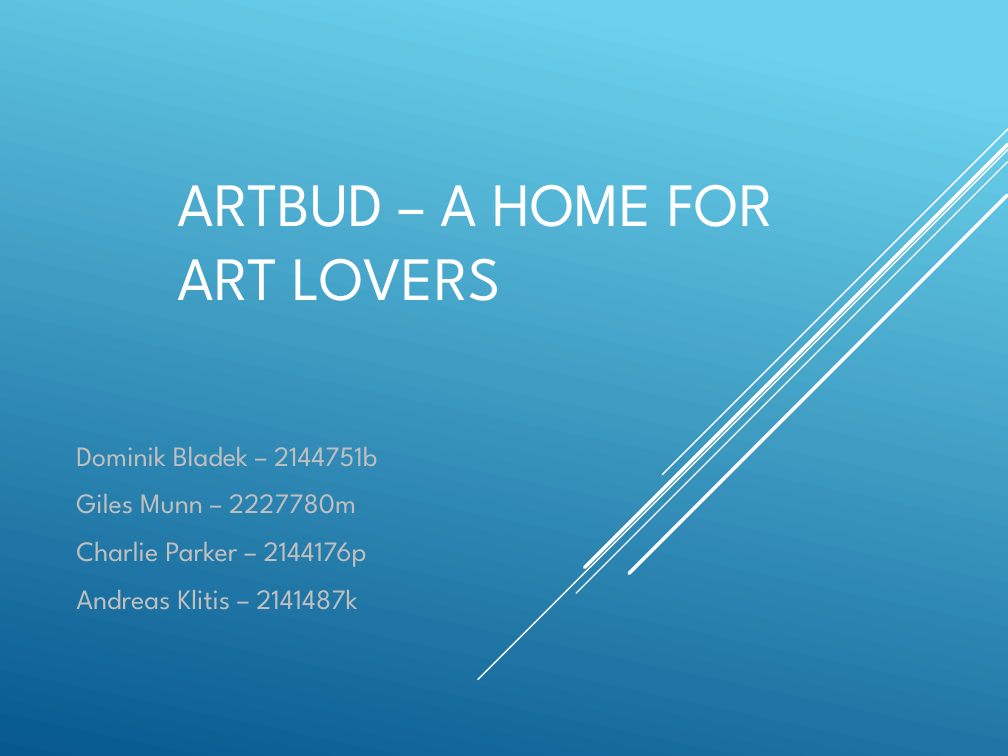
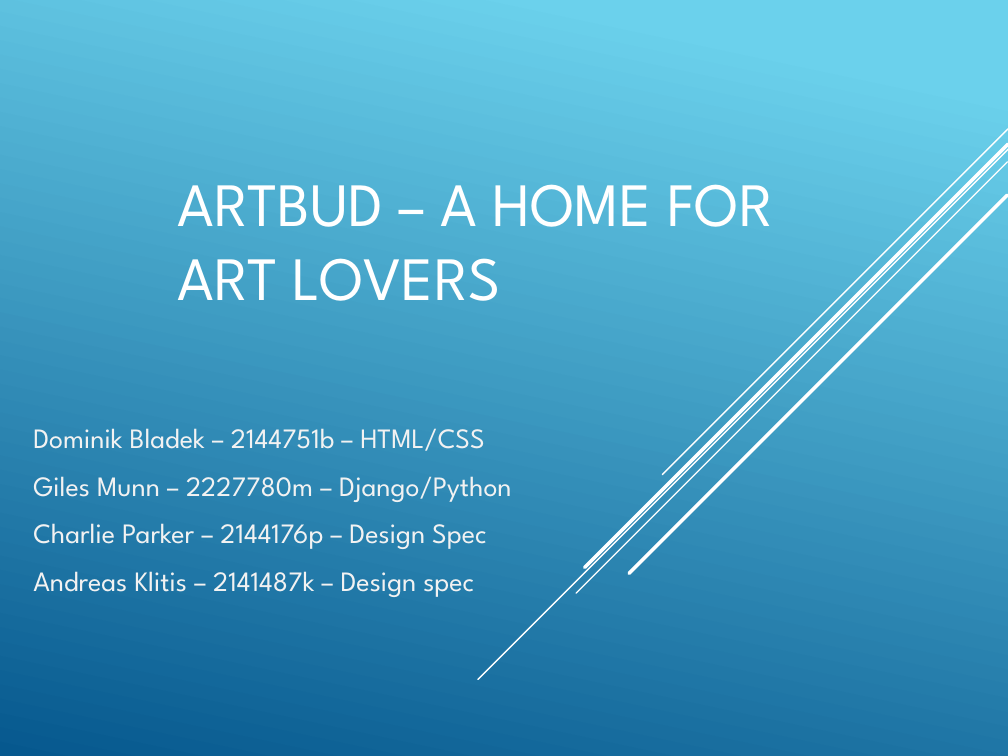
Before and after one commit to GilesMunn/artbud, a slide deck: slide 2 of presentation_material/powerpoint.pptx. Drawn at 1008x756 pixels with LibreOffice and Linux fonts; fonts in the diff are those of the drawing. Boxes give left, top, right and bottom in pixels: in the first picture for what was removed or moved away, otherwise in the second. Text is boxed around its words. In the diff, an @@ line names an element or a change of style, - is before the commit and + after.

```diff
--- a/presentation_material/powerpoint.pptx
+++ b/presentation_material/powerpoint.pptx
@@ subtitle at [33,428,511,597]: text changed; text colour #BFBFBF to #F2F2F2 @@
-Dominik Bladek – 2144751b
-Giles Munn – 2227780m
-Charlie Parker – 2144176p
-Andreas Klitis – 2141487k
+Dominik Bladek – 2144751b – HTML/CSS
+Giles Munn – 2227780m – Django/Python
+Charlie Parker – 2144176p – Design Spec
+Andreas Klitis – 2141487k – Design spec
```
Also in this commit, not shown: 4 other slides changed, 1 slide added, 1 other file.
